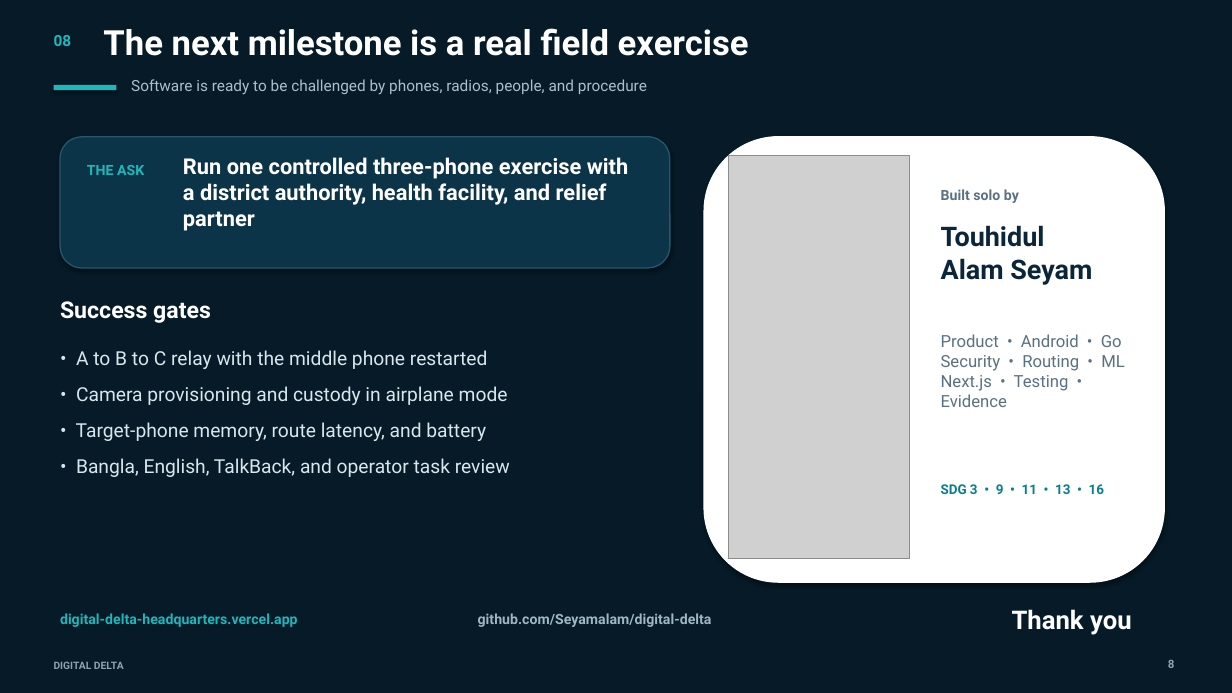
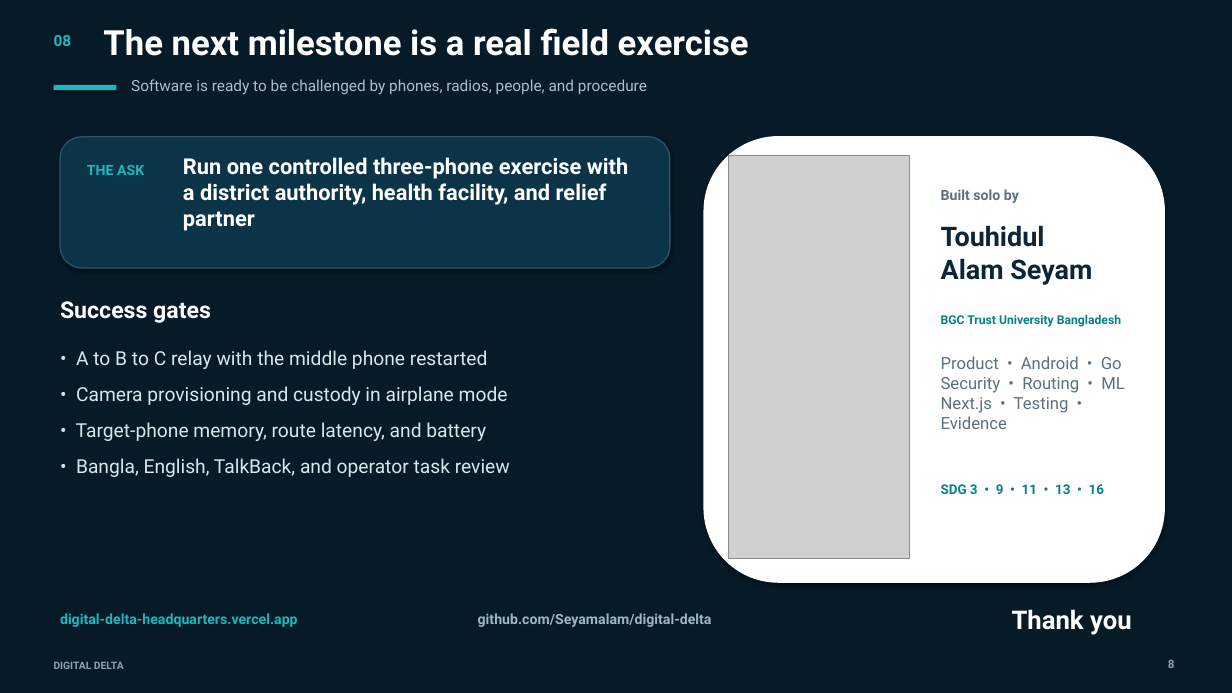
Before and after one commit to Seyamalam/digital-delta, a slide deck: slide 8 of output/presentation/digital-delta-innovation-fair.pptx. Drawn at 1232x693 pixels with LibreOffice and Linux fonts; fonts in the diff are those of the drawing; grey boxes stand for pictures. Boxes give left, top, right and bottom in pixels: in the first picture for what was removed or moved away, otherwise in the second. Text is boxed around its words. In the diff, an @@ line names an element or a change of style, - is before the commit and + after.

```diff
--- a/output/presentation/digital-delta-innovation-fair.pptx
+++ b/output/presentation/digital-delta-innovation-fair.pptx
@@ text added at (941,315,1121,327), 9.5 pt, text #087F8C, bold @@
+BGC Trust University Bangladesh
@@ text "Product • Android • Go ...": place and size @@
-text "Product • Android • Go ..." at (941,334,1125,407)
+text "Product • Android • Go ..." at (941,356,1125,429)
```
Also in this commit, not shown: 1 other slide changed, 11 other files.
